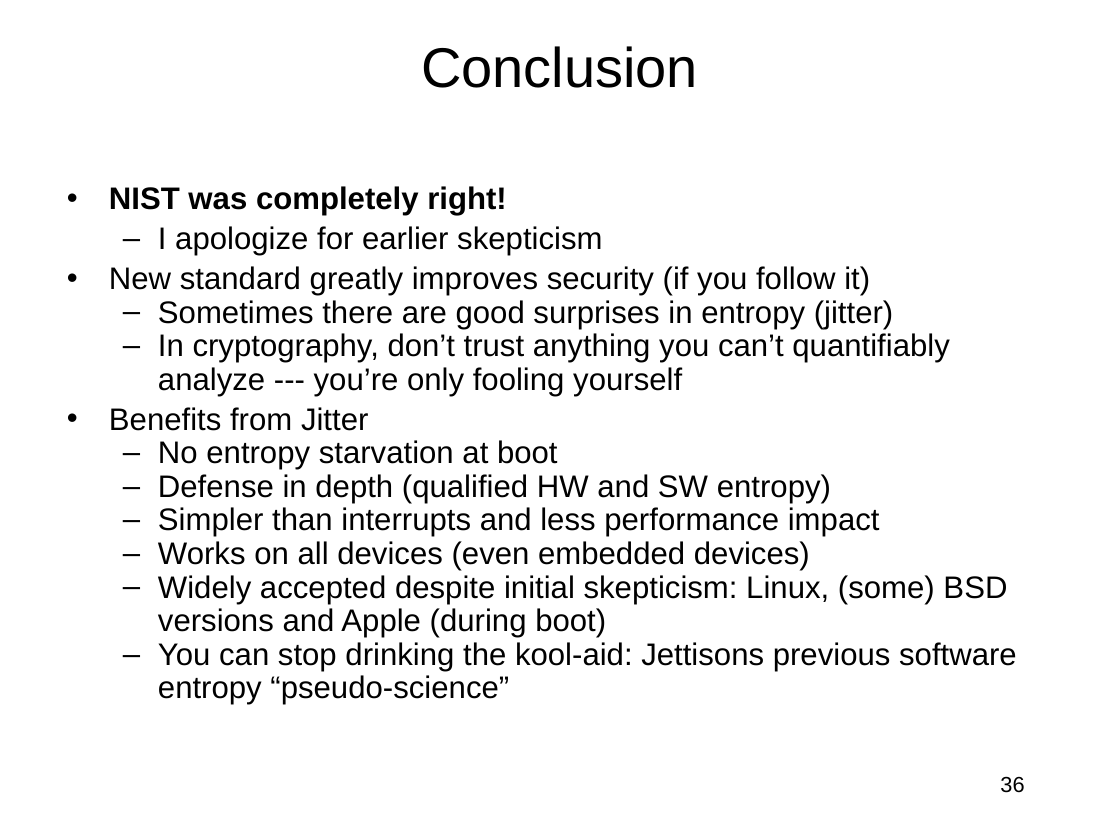
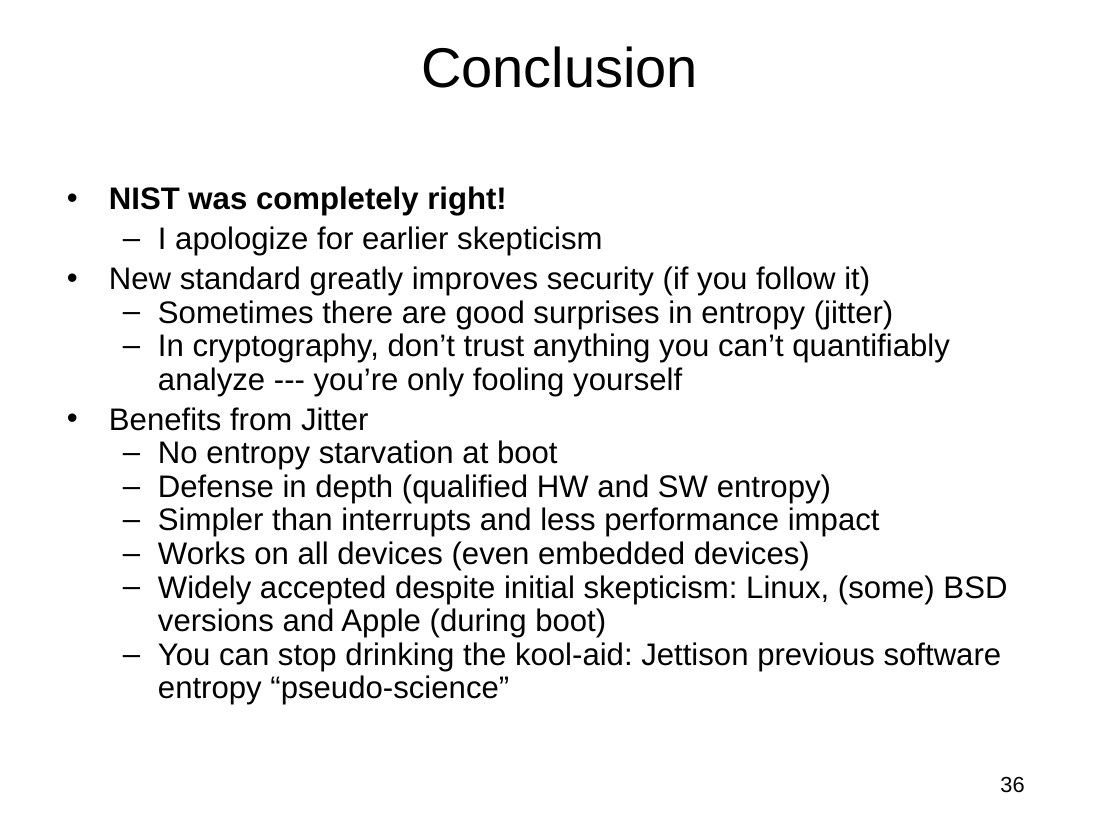
Before and after one commit to jlmucb/class_notes, a slide deck: slide 36 of BerkeleyClass/CS290Spring2013/Lectures/entropy_talk.pptx. Drawn at 1120x840 pixels with LibreOffice and Linux fonts; fonts in the diff are those of the drawing. Boxes give left, top, right and bottom in pixels: in the first picture for what was removed or moved away, otherwise in the second. Text is boxed around its words. In the diff, an @@ line names an element or a change of style, - is before the commit and + after.

Commit message:
spelling.

```diff
--- a/BerkeleyClass/CS290Spring2013/Lectures/entropy_talk.pptx
+++ b/BerkeleyClass/CS290Spring2013/Lectures/entropy_talk.pptx
@@ text at [158, 642, 1002, 705]: text changed @@
-  – You can stop drinking the kool-aid: Jettisons previous software entropy “pseudo-science”
+  – You can stop drinking the kool-aid: Jettison previous software entropy “pseudo-science”
```
Also in this commit, not shown: 7 other slides changed.
